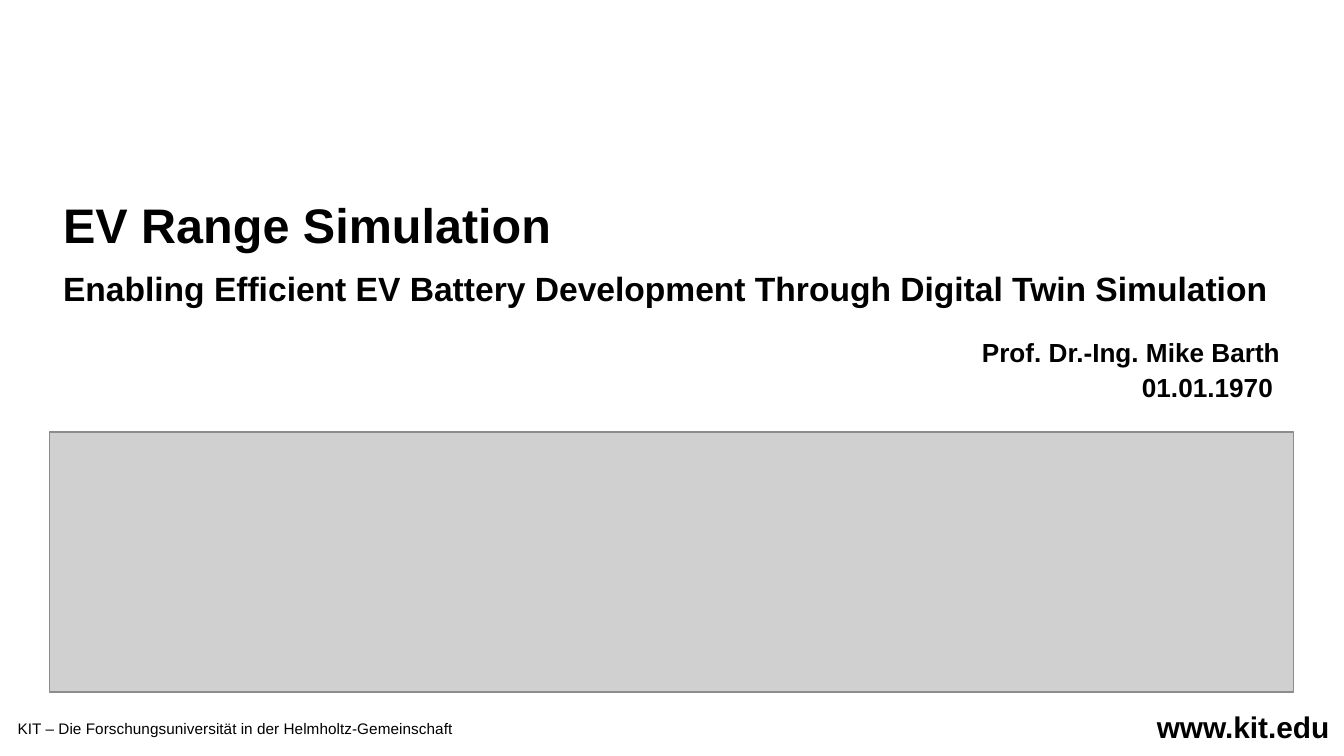
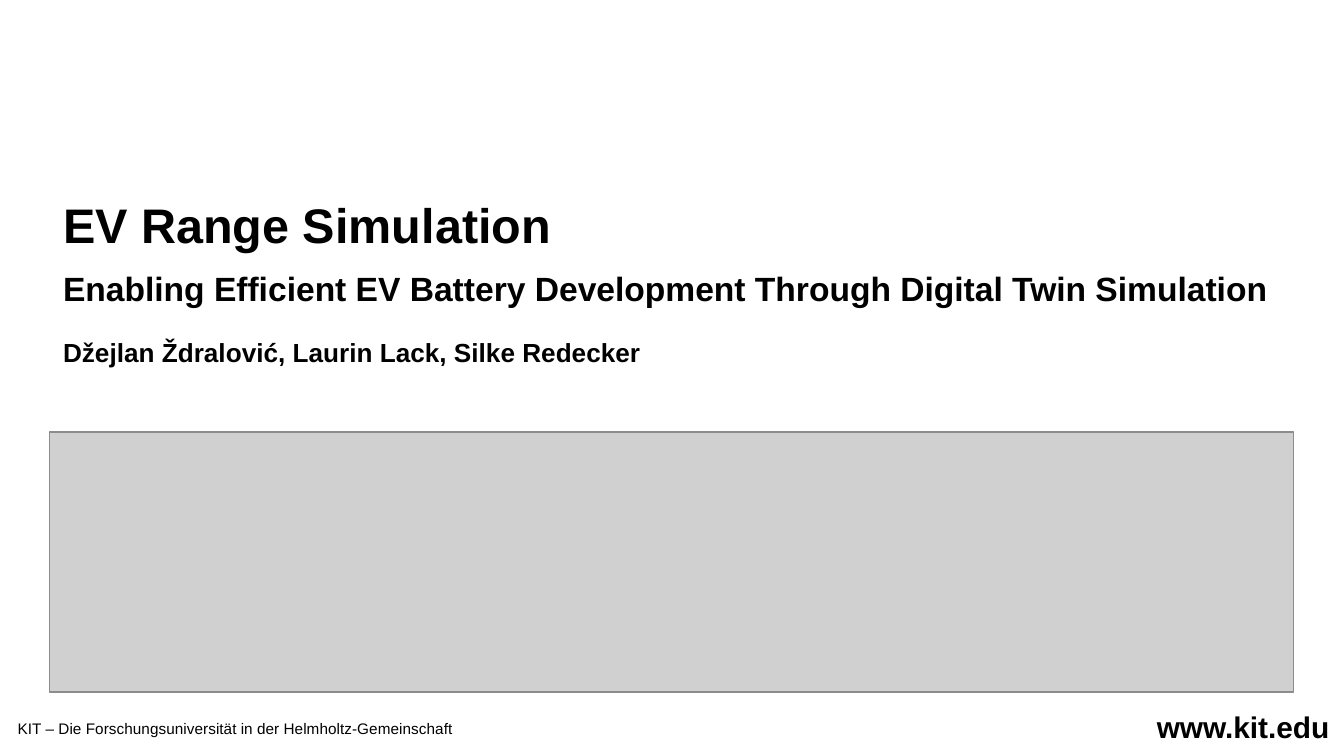
Before and after one commit to Coraku/Digital-Twin, a slide deck: slide 1 of Slides.pptx. Drawn at 1344x756 pixels with LibreOffice and Linux fonts; fonts in the diff are those of the drawing; grey boxes stand for pictures; background and template pictures are left out. Boxes give left, top, right and bottom in pixels: in the first picture for what was removed or moved away, otherwise in the second. Text is boxed around its words. In the diff, an @@ line names an element or a change of style, - is before the commit and + after.

```diff
--- a/Slides.pptx
+++ b/Slides.pptx
@@ text at box(63, 341, 640, 368): text changed @@
-Prof. Dr.-Ing. Mike Barth
-01.01.1970
+Džejlan Ždralović, Laurin Lack, Silke Redecker
```
Also in this commit, not shown: 2 other slides changed, 4 slides removed.
